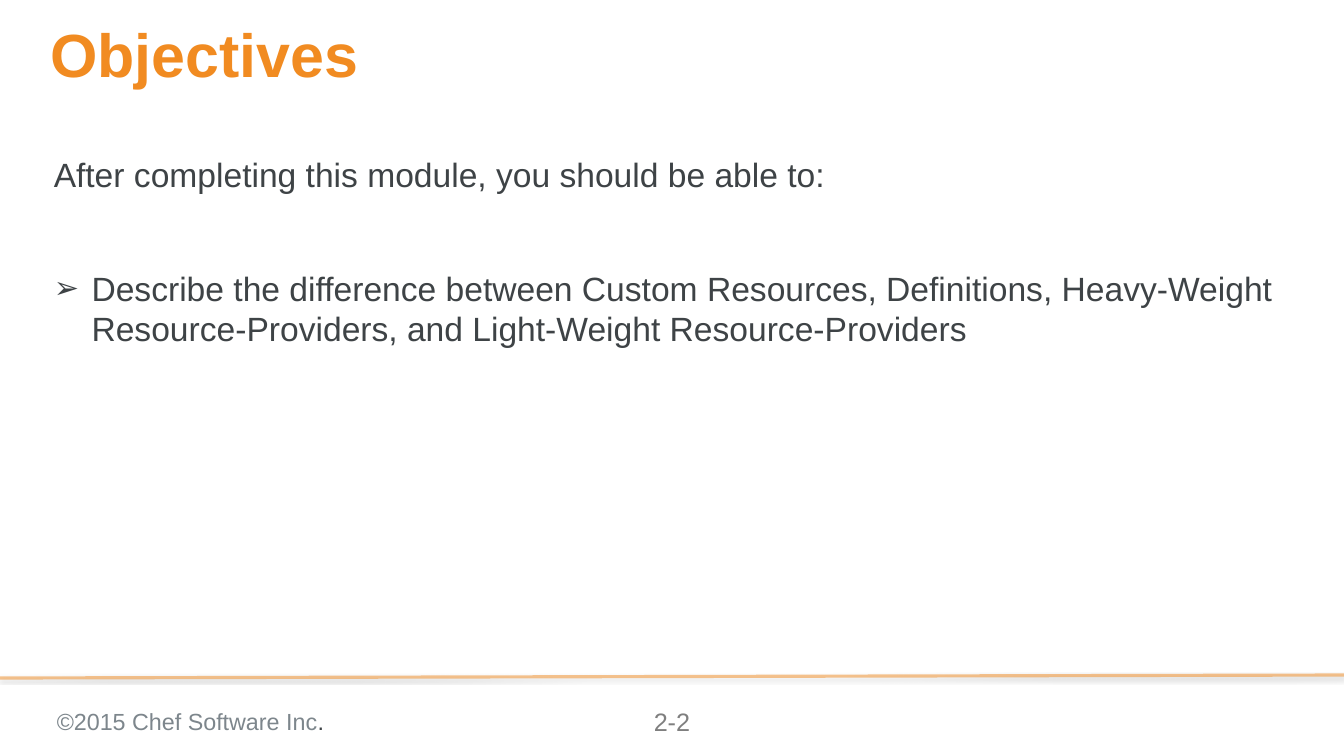
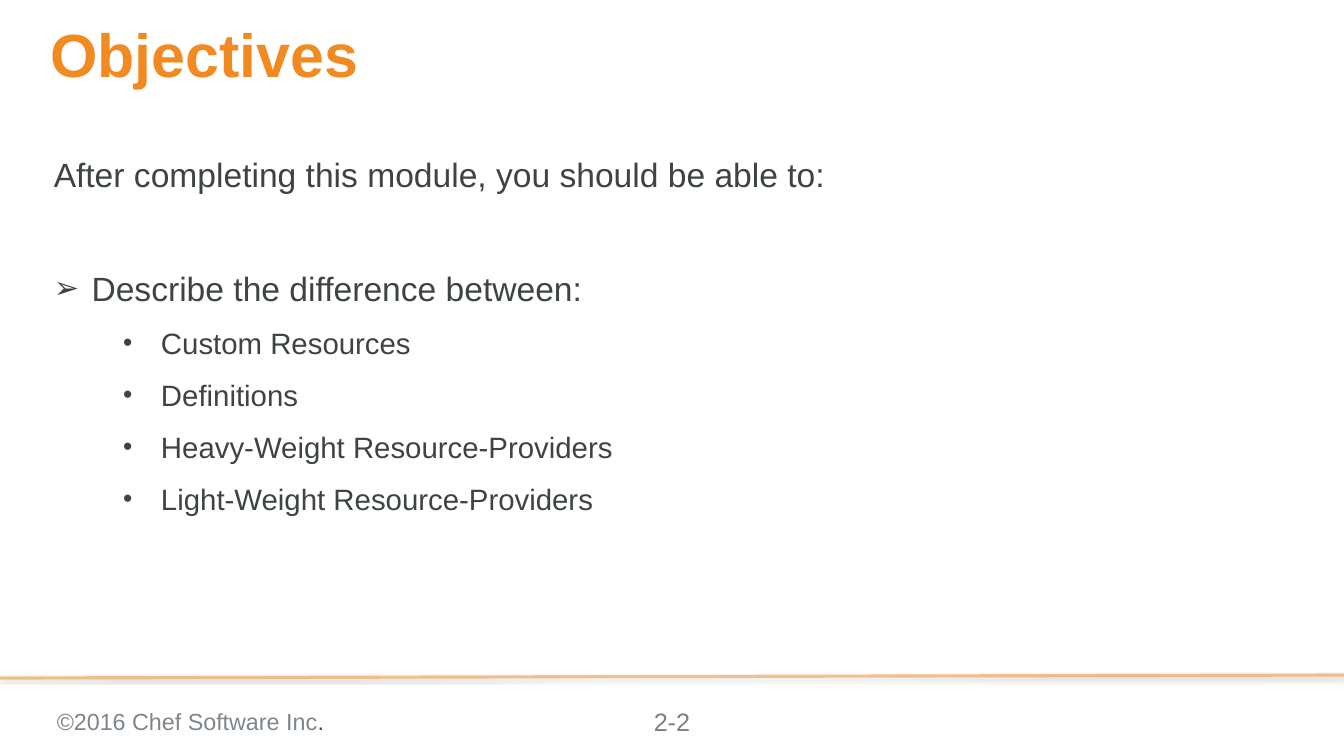
Before and after one commit to chef-training/extending_cookbooks, a slide deck: slide 2 of 02-approaches_to_extending_resources.pptx. Drawn at 1344x756 pixels with LibreOffice and Linux fonts; fonts in the diff are those of the drawing; background and template pictures are left out. Boxes give left, top, right and bottom in pixels: in the first picture for what was removed or moved away, otherwise in the second. Text is boxed around its words. In the diff, an @@ line names an element or a change of style, - is before the commit and + after.

```diff
--- a/02-approaches_to_extending_resources.pptx
+++ b/02-approaches_to_extending_resources.pptx
@@ text at (x1=92, y1=276, x2=613, y2=516): text changed; size 32 to 28 pt @@
-➢ Describe the difference between Custom Resources, Definitions, Heavy-Weight Resource-Providers, and Light-Weight Resource-Providers
+➢ Describe the difference between:
+      • Custom Resources
+      • Definitions
+      • Heavy-Weight Resource-Providers
+      • Light-Weight Resource-Providers
@@ text at (x1=57, y1=713, x2=324, y2=730): text changed @@
-©2015 Chef Software Inc.
+©2016 Chef Software Inc.
```
Also in this commit, not shown: 23 other slides changed, 1 slide added.
